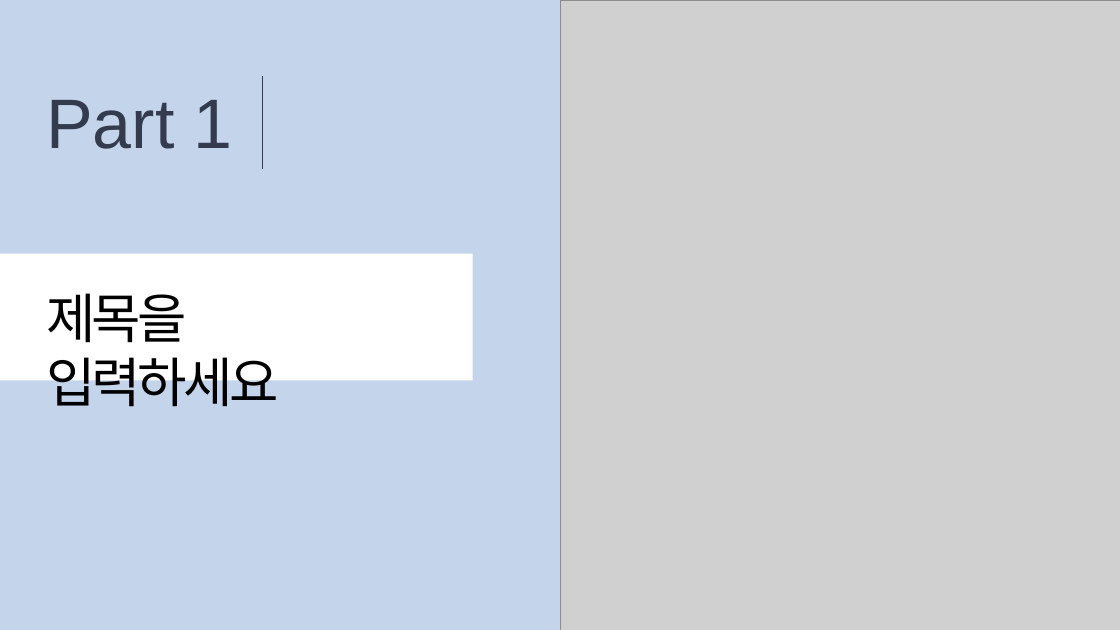
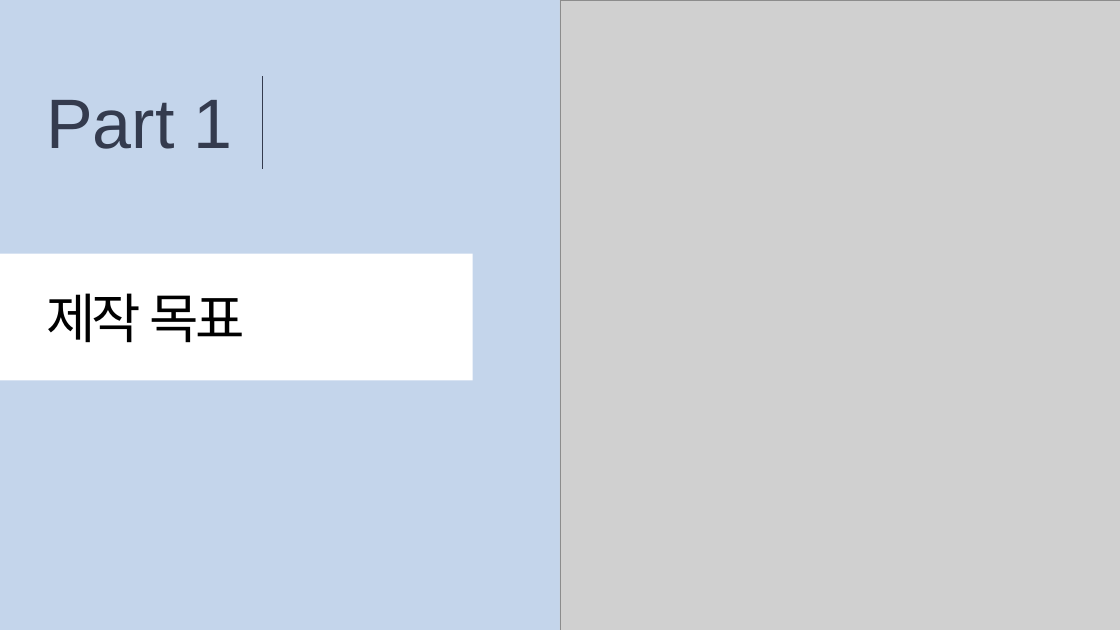
Before and after one commit to songtan-ajae/team-work-git, a slide deck: slide 3 of 200921_coffee_pastel_.pptx. Drawn at 1120x630 pixels with LibreOffice and Linux fonts; fonts in the diff are those of the drawing; grey boxes stand for pictures. Boxes give left, top, right and bottom in pixels: in the first picture for what was removed or moved away, otherwise in the second. Text is boxed around its words. In the diff, an @@ line names an element or a change of style, - is before the commit and + after.

```diff
--- a/200921_coffee_pastel_.pptx
+++ b/200921_coffee_pastel_.pptx
@@ text at [46, 293, 244, 343]: text changed @@
-제목을 입력하세요
+제작 목표
```
Also in this commit, not shown: 4 other slides changed, 1 slide added, 1 slide removed.
